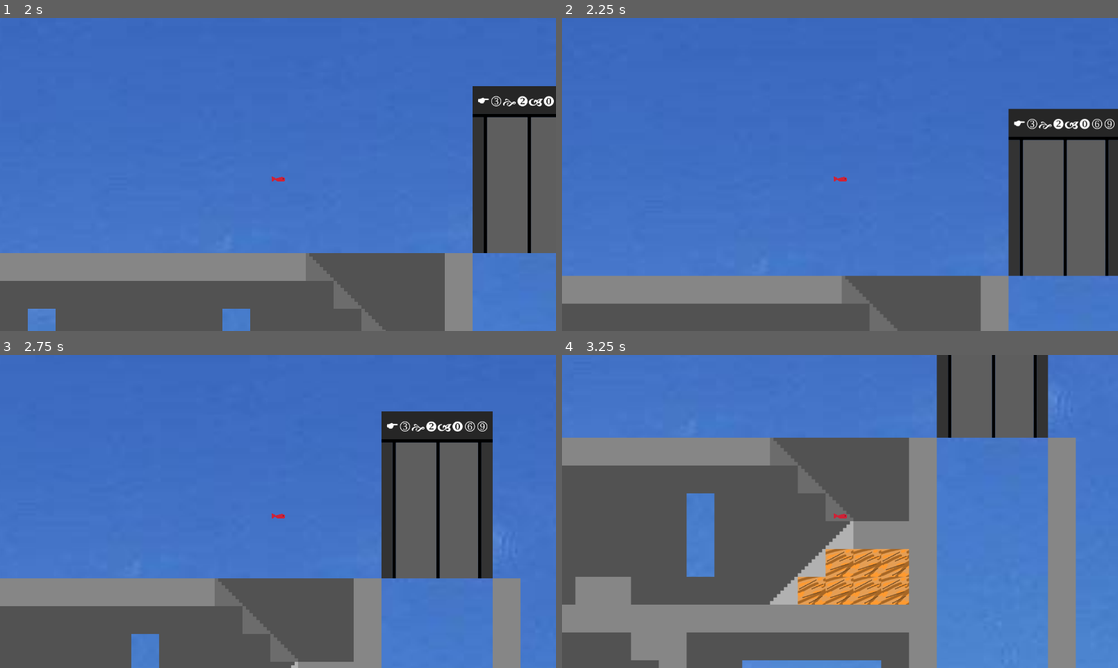
Above: before the commit, frames 1-4 (two rows, left to right).
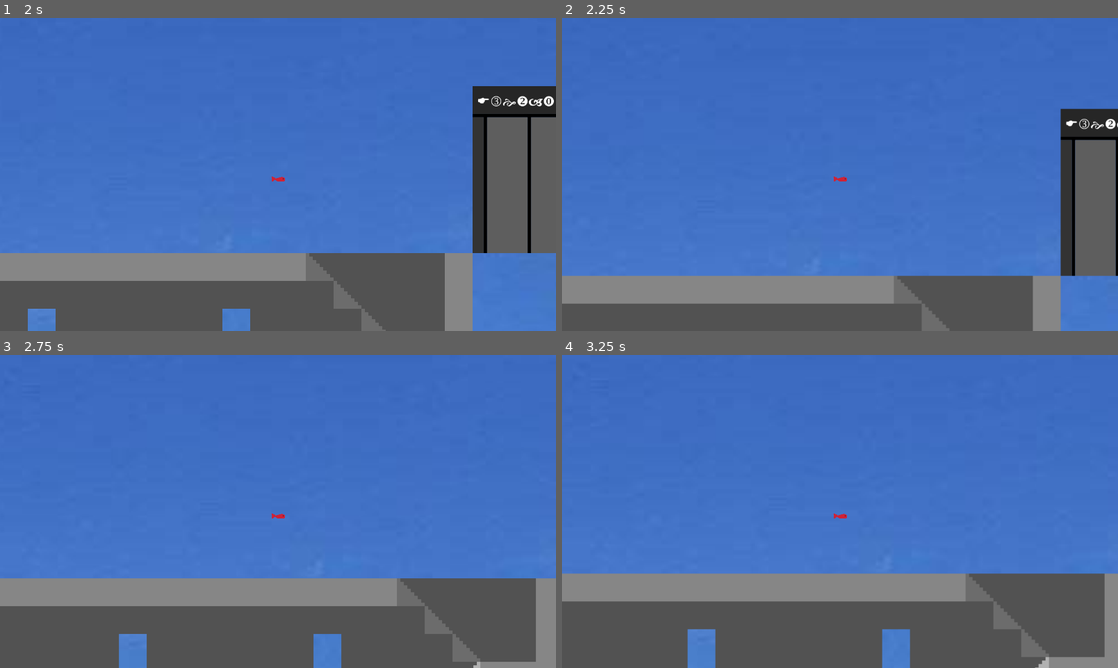
Above: after the commit, the same moments.

Repository: SweetFrontier/Fish
Game: Godot game, scene res://Scenes/Main.tscn
Same seed, same stepped clock (60 frames per second), same inputs: the game is played once before the commit and once after it.
Inputs (mouse positions are in pixels of both pictures, inside the frame that each line leads up to):
- Up to frame 1 (2 s): tap Enter at 0.5 s; move the mouse to (400, 158) at 0.52 s; hold F 0.53-1.28 s; click (400, 158) at 0.67 s; move the mouse to (166, 190) at 1.27 s; tap F at 1.35 s
- Up to frame 2 (2.25 s): move the mouse to (895, 105) at 2.02 s; hold Right (ui_left, bound only after the commit) from 2.03 s (still down); hold F from 2.03 s (still down)
- Up to frame 3 (2.75 s): keep holding Right (ui_left, bound only after the commit); keep holding F
- Up to frame 4 (3.25 s): move the mouse to (812, 574) at 2.77 s; release Right (ui_left, bound only after the commit) at 2.78 s; release F at 2.78 s; tap F at 2.85 s; click (812, 574) at 2.92 s

Frame 1 is identical in both runs. In frame 2, 12% of the frame differs, in the area x 50-100%, y 28-100%; in frame 3, 24%; in frame 4, 60%, in the area x 0-100%, y 0-100%.

Commit message:
feat: added proper key bindings

Diff:
--- a/project.godot
+++ b/project.godot
@@ -21,6 +21,27 @@
 window/size/viewport_width=1280
 window/size/viewport_height=720
 
+[input]
+
+ui_left={
+"deadzone": 0.5,
+"events": [Object(InputEventJoypadButton,"resource_local_to_scene":false,"resource_name":"","device":0,"button_index":13,"pressure":0.0,"pressed":false,"script":null)
+, Object(InputEventJoypadMotion,"resource_local_to_scene":false,"resource_name":"","device":0,"axis":0,"axis_value":-1.0,"script":null)
+, Object(InputEventKey,"resource_local_to_scene":false,"resource_name":"","device":-1,"window_id":0,"alt_pressed":false,"shift_pressed":false,"ctrl_pressed":false,"meta_pressed":false,"pressed":false,"keycode":0,"physical_keycode":4194321,"key_label":0,"unicode":0,"echo":false,"script":null)
+, Object(InputEventKey,"resource_local_to_scene":false,"resource_name":"","device":-1,"window_id":0,"alt_pressed":false,"shift_pressed":false,"ctrl_pressed":false,"meta_pressed":false,"pressed":false,"keycode":0,"physical_keycode":65,"key_label":0,"unicode":97,"echo":false,"script":null)
+, Object(InputEventKey,"resource_local_to_scene":false,"resource_name":"","device":-1,"window_id":0,"alt_pressed":false,"shift_pressed":false,"ctrl_pressed":false,"meta_pressed":false,"pressed":false,"keycode":0,"physical_keycode":84,"key_label":0,"unicode":116,"echo":false,"script":null)
+]
+}
+ui_right={
+"deadzone": 0.5,
+"events": [Object(InputEventJoypadButton,"resource_local_to_scene":false,"resource_name":"","device":0,"button_index":14,"pressure":0.0,"pressed":false,"script":null)
+, Object(InputEventJoypadMotion,"resource_local_to_scene":false,"resource_name":"","device":0,"axis":0,"axis_value":1.0,"script":null)
+, Object(InputEventKey,"resource_local_to_scene":false,"resource_name":"","device":-1,"window_id":0,"alt_pressed":false,"shift_pressed":false,"ctrl_pressed":false,"meta_pressed":false,"pressed":false,"keycode":0,"physical_keycode":4194319,"key_label":0,"unicode":0,"echo":false,"script":null)
+, Object(InputEventKey,"resource_local_to_scene":false,"resource_name":"","device":-1,"window_id":0,"alt_pressed":false,"shift_pressed":false,"ctrl_pressed":false,"meta_pressed":false,"pressed":false,"keycode":0,"physical_keycode":68,"key_label":0,"unicode":100,"echo":false,"script":null)
+, Object(InputEventKey,"resource_local_to_scene":false,"resource_name":"","device":-1,"window_id":0,"alt_pressed":false,"shift_pressed":false,"ctrl_pressed":false,"meta_pressed":false,"pressed":false,"keycode":0,"physical_keycode":67,"key_label":0,"unicode":99,"echo":false,"script":null)
+]
+}
+
 [rendering]
 
 renderer/rendering_method="gl_compatibility"
